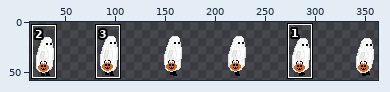
Sprite sheet, stored at Assets/Materials/3d_animations/Main_hero_anim/main_char_right_walk.png. Above: a wide view before the commit, with the close-up outlined.
Close-up. Old version:
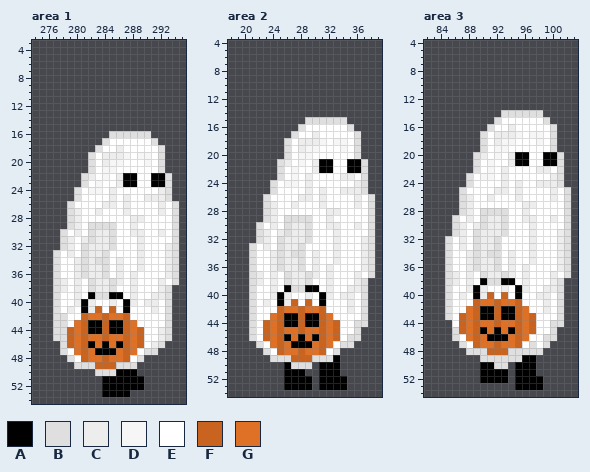
The file is 384x64 pixels. Colours within 5 levels of each other are drawn and written as one. Shown: area 1: x 274..295, y 3..54; area 2: x 18..39, y 4..54; area 3: x 82..103, y 4..54. The wide view leaves out empty margins. The commit also changed other parts of the picture, which this record leaves out.
Palette (. is transparent): A #000000  B #dfdfdf  C #ededed  D #f6f6f6  E #ffffff  F #c86420  G #df7126
Pixels before, area 1, first column x 277:
16 ........BBBBBB....
17 .......BEEEEEEB...
18 ......BEECEEEEEB..
19 .....BECCCDEDDEB..
20 .....BECDDEEEDEB..
21 .....BEDDEEEEEEB..
22 ....BCEDECAAEEAAB.
23 ....BEDEECAAEEAAB.
24 ...BEDDECEEEEEECB.
25 ...BEEEECECEECCCB.
26 ..BEEEECCECEEEECEB
27 ..BCEECEEECEEEECEB
28 ..BCEEEEEEECCEEEEB
29 ..BCEBBBBEECEEEEEB
30 .BECEBCCBEECCEECEB
31 .BCECBCCBEEECEEEEB
32 .BCEBCCCBEEECEEECB
33 BECEBCCBEEEECEEECB
34 BEECBCBBECEECEEECB
35 BEECBCCBECEECEEECB
36 BEECBCCBECECEEEECB
37 BCECEBCCBCECEEECEB
38 BCECEBCCBEECEEECB.
39 BEECEABBAAECEECCB.
40 BEECACEECEACECCEB.
41 BECEACFEFEAEEECEB.
42 BBEEFGGFGGFEEEEEB.
43 BBEGFAAFAAFGEEEEB.
44 BBFGFAAFAAFGFEECB.
45 BBFGFGGFGGFGFEECB.
46 .BFGFAGAGAFGFECB..
47 .BEGFGAAAGFGEBB...
48 ..BEFGGFGGFEB.....
49 ...BBBFFFBBB......
50 ......BBBAAA......
51 .......AAAAAA.....
52 .......AAAAAA.....
53 .......AAAA.......
Pixels before, area 2, first column x 21:
15 ........BBBBBB....
16 .......BEEEEEEB...
17 ......BEECEEEEEB..
18 .....BECCCDEDDEB..
19 .....BECDDEEEDEB..
20 .....BEDDEEEEEEB..
21 ....BCEDECAAEEAAB.
22 ....BEDEECAAEEAAB.
23 ....BEDECEEEECCEB.
24 ...BEDDECEEEEEECB.
25 ...BEEEECECEECCCB.
26 ..BEEEECCECEEEECEB
27 ..BCEECEEECEEEECEB
28 ..BCEEEEEEECCEEEEB
29 ..BCEBBBBEECEEEEEB
30 .BECEBCCBEECCEECEB
31 .BCECBCCBEEECEEEEB
32 .BCEBCCCBEEECEEECB
33 BECEBCCBEEEECEEECB
34 BEECBCBBECEECEEECB
35 BEECBCCBECEECEEECB
36 BEECBCCBECECEEEECB
37 BCECEBCCBCECEEECEB
38 BCECEBCCBEECEEECB.
39 BEECEABBAAECEECCB.
40 BEECACEECEACECCEB.
41 BECEACFEFEAEEECEB.
42 BEEEFGGFGGFEEECEB.
43 BEEGFAAFAAFGEEEEB.
44 BEFGFAAFAAFGFEEBB.
45 BEFGFGGFGGFGFEEB..
46 BEFGFAGAGAFGFEBB..
47 .BEGFGAAAGFGEBB...
48 ..BEFGGFGGFEB.....
49 ...BBBFFFBBBA.....
50 .....ABBB.AAA.....
51 .....AAA..AAA.....
52 .....AAAA.AAAA....
53 .....AAAA.AAAA....
Pixels before, area 3, first column x 85:
14 ........BBBBBB....
15 .......BEEEEEEB...
16 ......BEECEEEEEB..
17 .....BECCCDEDDEB..
18 .....BECDDEEEDEB..
19 .....BEDDEEEEEEB..
20 ....BCEDECAAEEAAB.
21 ....BEDEECAAEEAAB.
22 ....BEDECEEEECCEB.
23 ...BEDDECEEEEEECB.
24 ...BEEEECECEECCCB.
25 ..BEEEECCECEEEECEB
26 ..BCEECEEECEEEECEB
27 ..BCEEEEEEECCEEEEB
28 ..BCEBBBBEECEEEEEB
29 .BECEBCCBEECCEECEB
30 .BCECBCCBEEECEEEEB
31 .BCEBCCCBEEECEEECB
32 BECEBCCBEEEECEEECB
33 BECEBCCBEEEECEEECB
34 BEECBCBBECEECEEECB
35 BEECBCCBECEECEEECB
36 BEECBCCBECECEEEECB
37 BCECEBCCBCECEEECEB
38 BCECEABBAAECEEECB.
39 BEECACEECEACEECCB.
40 BECEACFEFEAEECCEB.
41 BEEEFGGFGGFEEECEB.
42 BEEGFAAFAAFGEECEB.
43 BEFGFAAFAAFGFEEEB.
44 .EFGFGGFGGFGFEEBB.
45 .BFGFAGAGAFGFEEB..
46 .BEGFGAAAGFGEEBB..
47 ..BEFGGFGGFEBEB...
48 ...BBBFFFBBBBB....
49 .....BBBBBBAA.....
50 .....AABB.AAA.....
51 .....AAAA.AAA.....
52 .....AAAA.AAAA....
53 ..........AAAA....
And afterwards:
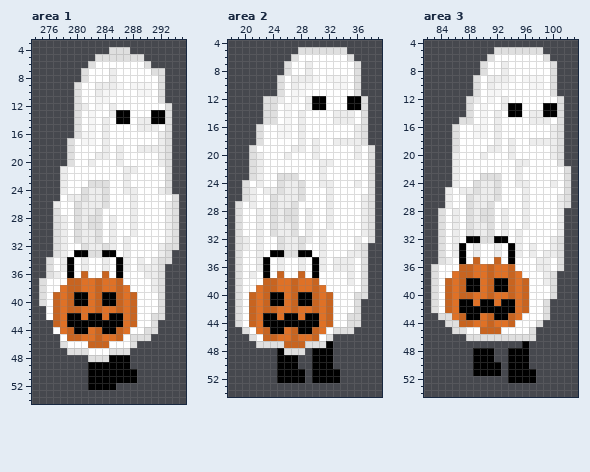
From old to new:
Changed rows in their new state; - is an unchanged pixel.
Area 1:
first column x 275:
 4 ----------BBB-------
 5 --------BBBBBBB-----
 6 -------BEEEEEEEB----
 7 ------BEEECEEEEEBB--
 8 ------BEEECEEEEEEB--
 9 -----BEECCCDEDDDEB--
10 -----BEECDDEEEDDEB--
11 -----BEEDDEEEEEEEB--
12 -----BCEDECEEEEEEEB-
13 -----BEDEECAAEEEAAB-
14 -----BEDECEAAECCAAB-
15 -----BEDECEEEECCCEB-
16 -----BDDECEEEEEEECB-
17 ----BEDDEC------ECB-
18 ----BEEEEC----CCCCB-
19 ----BEEEC-E-E-EE-CB-
20 ----BEEC-EEC---E-CB-
21 ---CEEEE-EE-CC---EB-
22 ---CEEEE-E-ECE--EE--
23 ---CEEEBBB-ECE--EE--
24 ---CEEBCCBE-CC------
25 ---ECCBCCBE-EC-EEEEB
26 --CEEBCCCBE-EC---EC-
27 --BEEBCCB---EC---EC-
28 --BCEBCBB-C---E---C-
29 --BCEBC--EC-------C-
30 --BC-BCCBEC---E--EC-
31 --BCEB-CBEC-C-E---C-
32 --BCE----BC-C-E--CB-
33 ---CEAABBAA-C-E--CB.
34 -BECAECEEC-AC---CBB.
35 -BECAECEEC-AC--CCB..
36 -BC-AEFEEF-A-E-CCB..
37 BEEEFFGGFGGF-E--CB..
38 BEEGFFGGFGGFGE--CB.-
39 BEFGFAAGFA-FGF--EB.-
40 BEFGFA-GFAAFGF-EEB.-
41 -EFGFFGG-GGFGF--EB.-
42 -EFGAAGAAGAAGF--BB.-
43 --FGAAA--A--GF--B..-
44 --EG-AAGFA-FGEEBB..-
45 --.E-FG-FG-FEBBB...-
46 ----EEEFFFEEEB....--
47 ---.BBBEEEBBB....---
48 ----...BBBAAA..-----
49 -----..AAAAAA.------
50 -------AAAA---------
51 -------AA-----.-----
52 -------AA--....-----
53 ---------....-------
Area 2:
first column x 19:
 5 ---------BBBBBBB----
 6 --------BEEEEEEEB---
 7 -------BEECEEEEEEB--
 8 -------BEECEEEEEEB--
 9 ------BECCCDEDDDEB--
10 ------BECDDEEEDDEB--
11 ------BEDDEEEEEEEB--
12 ----BBCEDECAAEEEAAB-
13 ----BBEDEECAAEEEAAB-
14 ----BBEDECEEEECCCEB-
15 ----BBEDECEEEECCCEB-
16 ---BEEDDEC------ECB-
17 ---BEEDDEC-E-----CB-
18 ---BEEEE--E-E-CCCCB-
19 --BEEEEEC-EC---E-CEB
20 --BCEEEC-EEC-----CEB
21 --BCEEEE-E-ECC--EEEB
22 --BCEEE-E--ECE--EEEB
23 --BCEE-BB-E-C--EE-EB
24 -BECEEBCCBE-CC----EB
25 -BCECCBCCBE-EC-EEEEB
26 -BCEEBCCCBE-EC---EC-
27 BECEEBCCB---EC---EC-
28 BEECEBCBB-C---E---C-
29 BEECEBC--EC-------C-
30 BEEC-BCCBEC---E--EC-
31 BEECEB-CBEC-C-E---C-
32 BCECE----BC-C-E--CE-
33 BCECE-------C-E--CB.
34 BEEC-AAB-AAEC-E-CCB.
35 BEECAECEEC-AC--CC-B.
36 BEECAECEEC-ACECCC-B.
37 BECEAEFEEFEA-E--CEB.
38 BEEEFFGGFGGF-E--CE--
39 BEEGFFGGFGGFGE--EE--
40 BEFGFA-GFAAFGF-EEB--
41 BEFGFA-G-AAFGF--EB.-
42 BEFGFFG-FG-FGF--EB.-
43 BEFGAAG--G--GF--BB.-
44 BEFGAAA--A--GFE-B-.-
45 -BEG-AA-FAAFGEBBB.--
46 -----FGGFG-FEB....--
47 ----BBBFFFBBBA...---
48 ----..ABBB.AAA.-----
49 -----.AAA..AAA.-----
50 ------A-A..A--.-----
51 ------A----A--------
52 ------A---.A---.----
53 -------....-....----
Area 3:
first column x 83:
 5 ---------BBBBBBB----
 6 --------BEEEEEEEB---
 7 -------BEECEEEEEEB--
 8 -------BEECEEEEEEB--
 9 ------BECCCDEDDDEB--
10 ------BECDDEEEDDEB--
11 ------BEDDEEEEEEEB--
12 -----BCEDECEEEEEEEB-
13 -----BEDEECAAEEEAAB-
14 -----BEDECEAAECCAAB-
15 ----BBEDEC----CCCEB-
16 ---BEEDDEC-E-----CB-
17 ---BEEDD--EEE-EE-CB-
18 ---BEEEE--EC--CCCCB-
19 ---BEEEECCEC-----CB-
20 ---CEEE--E--EE--EC--
21 ---CEEE-E--ECC--EE--
22 ---CEEE-E-E-C--EE-EB
23 ---CEE-BBBE-C----EEB
24 ---CEEBCCBE--C-EE-EB
25 --CECCBCCBE-EC---E--
26 --CEEBCC-B--EC---EC-
27 --CEEBCCB-----E---C-
28 -BECEBC--EC-------C.
29 -BEC-BC-BEC---E--EC.
30 -BECEB-CBEC--CE---C.
31 -BECEBC-BEC-C-E----.
32 -BECEAABBAA-C-E--CB.
33 -BECA-CEEC-AC----CB.
34 -BECAECEEC-AC---CCB.
35 -BC-AEFEEF-A--ECC-B.
36 BEE-FFGGFGGF-E-CC-B.
37 BEEGFFGGFGGFGE--CB..
38 BEFGFAAGFA-FGF--CB.-
39 BEFGFA-GFAAFGF--EB.-
40 BEFGFFGG-GGFGF-EEB.-
41 BEFGAAGAAGAAGF--B..-
42 BEFGAAA--A--GF--B..-
43 -B-G-AAGFA-FGEE-B..-
44 --BB-FG-FG-FEEEB...-
45 ----BEEFFFEEEEB...--
46 ---..BBBBBBBBBB...--
47 ----.........A...---
48 -----.AAA..AAA..----
49 ------AAA..AA-.-----
50 ------A--A.A--.-----
51 ------A---.A--------
52 -------....A---.----
53 ------------....----
Boxes around the changes in both close-ups, in picture pixels (x1, y1, x2, y2):
changed: (39, 47, 179, 397)
changed: (235, 47, 375, 390)
changed: (431, 47, 571, 390)
